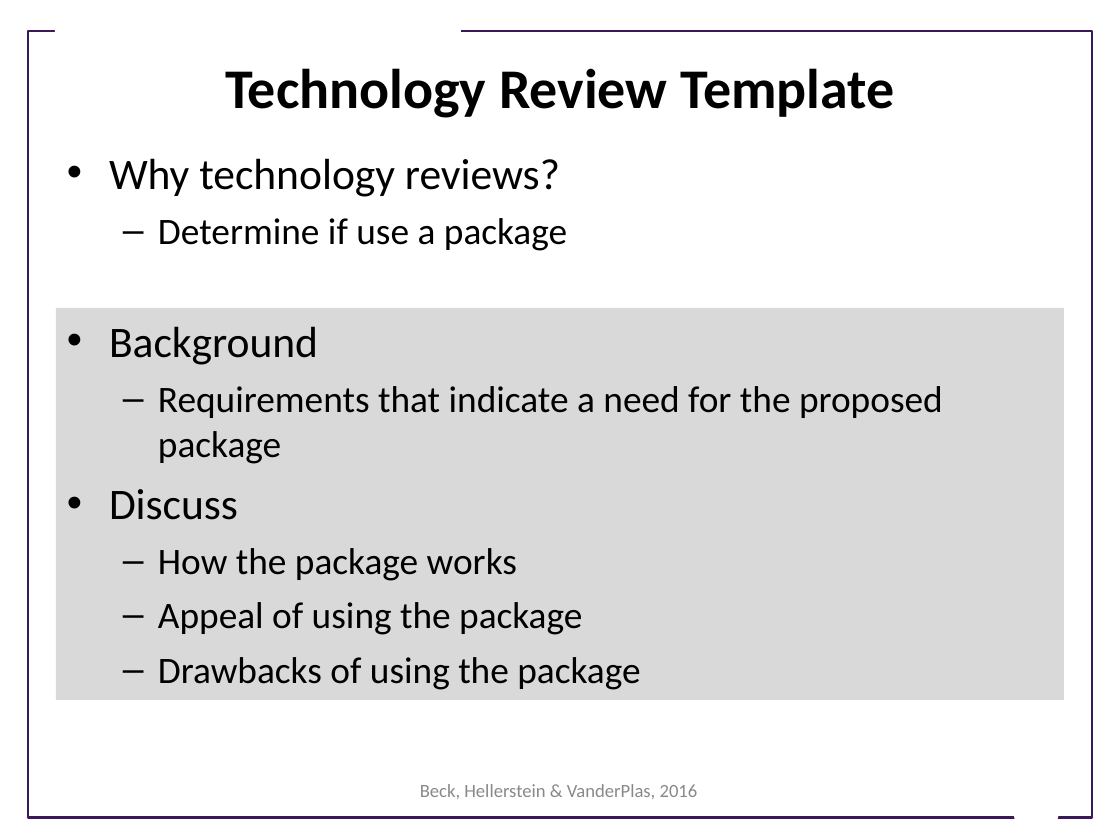
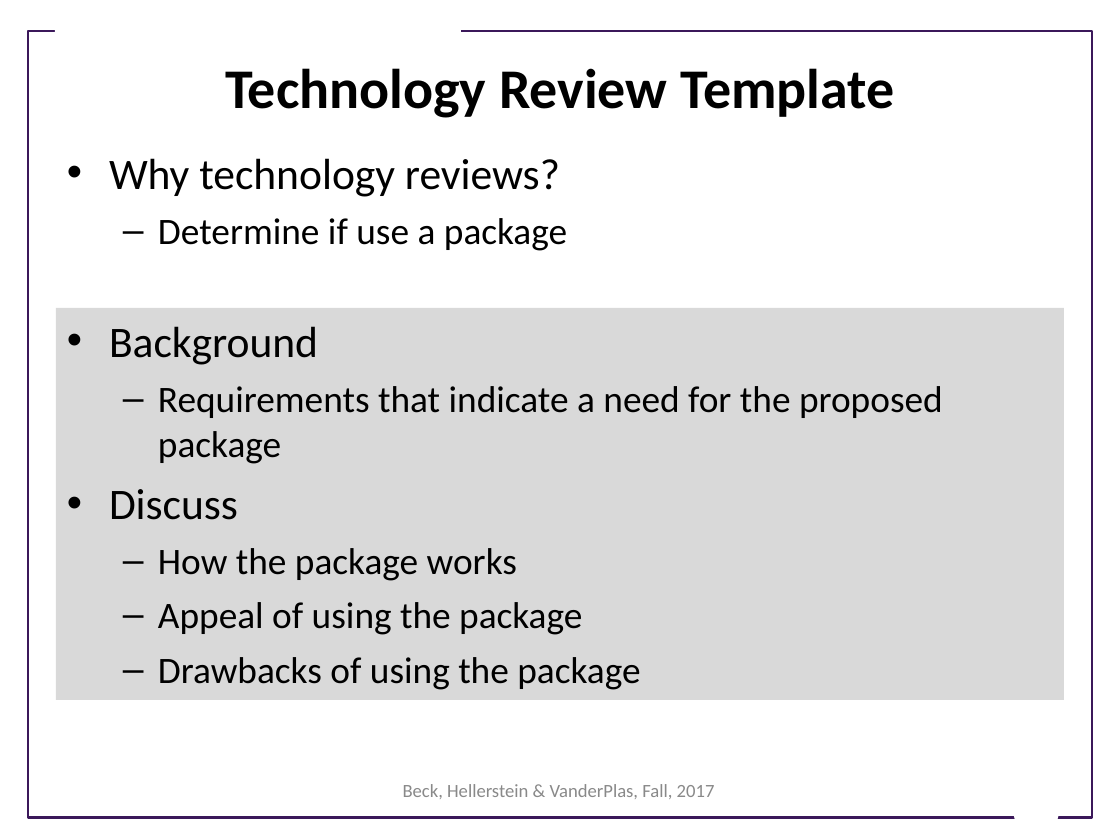
Before and after one commit to UWSEDS/LectureNotes, a slide deck: slide 19 of Working-in-Teams.ppt (slide 23 before the commit). Drawn at 1120x840 pixels with LibreOffice and Linux fonts; fonts in the diff are those of the drawing; background and template pictures are left out. Boxes give left, top, right and bottom in pixels: in the first picture for what was removed or moved away, otherwise in the second. Text is boxed around its words. In the diff, an @@ line names an element or a change of style, - is before the commit and + after.

```diff
--- a/Working-in-Teams.ppt
+++ b/Working-in-Teams.ppt
@@ text at [403, 784, 715, 799]: text changed @@
-Beck, Hellerstein & VanderPlas, 2016
+Beck, Hellerstein & VanderPlas, Fall, 2017
```
Also in this commit, not shown: 22 other slides changed, 5 slides added, 6 slides removed.
